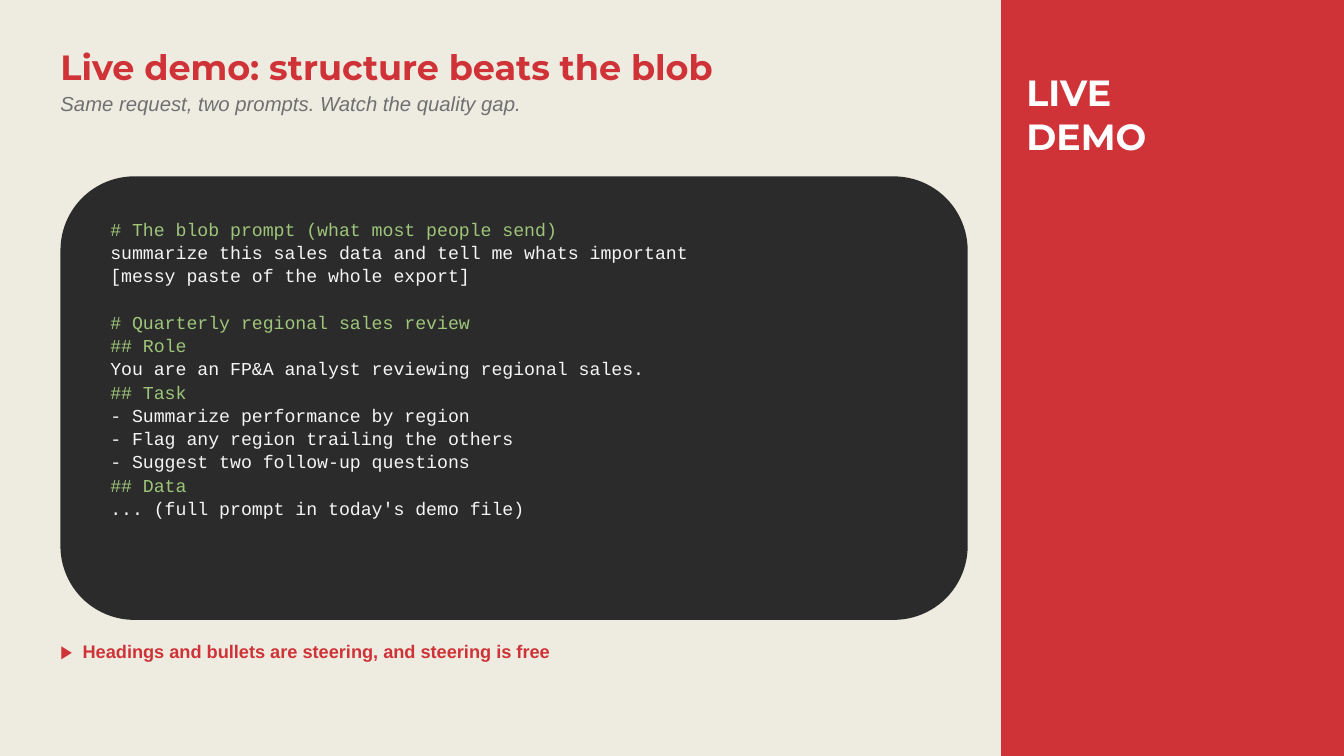
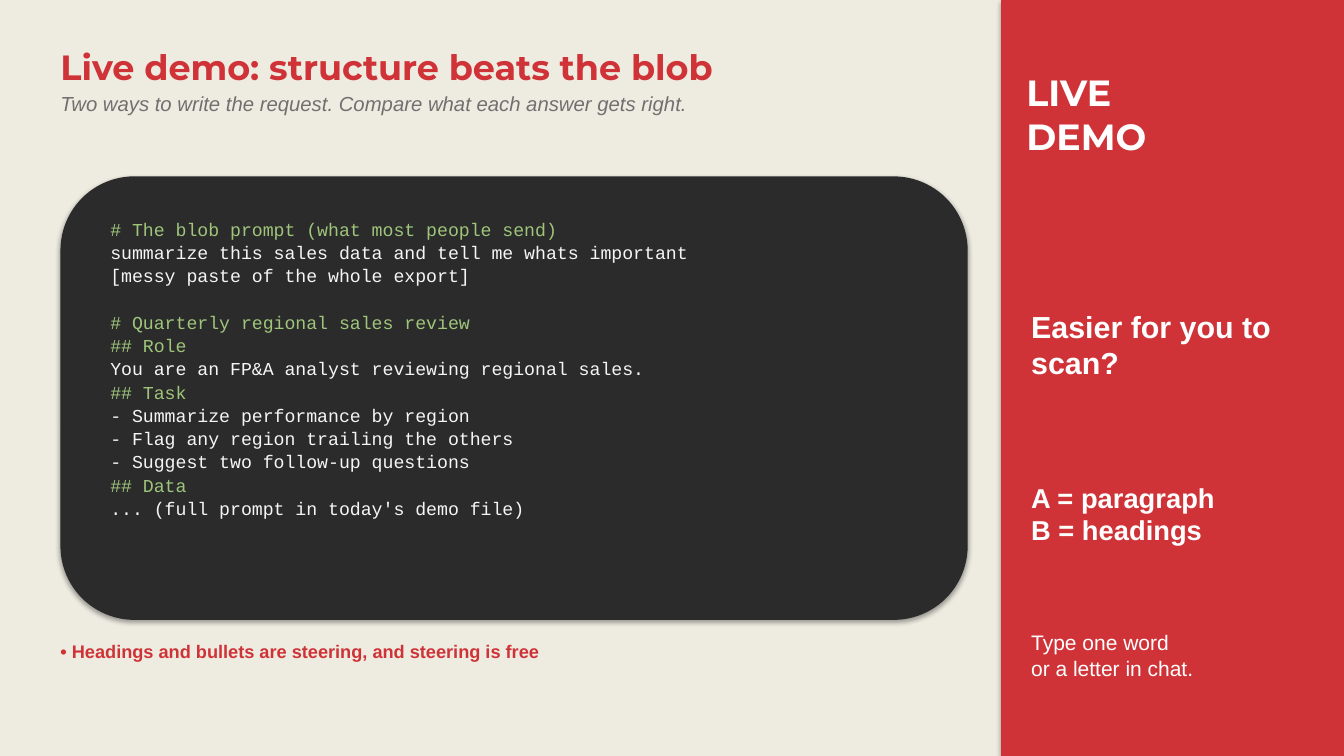
Before and after one commit to stringfestdata/guerilla-ai-for-excel, a slide deck: slide 4 of Day 5/Guerrilla AI - Day 5 - Slides.pptx. Drawn at 1344x756 pixels with LibreOffice and Linux fonts; fonts in the diff are those of the drawing. Boxes give left, top, right and bottom in pixels: in the first picture for what was removed or moved away, otherwise in the second. Text is boxed around its words. In the diff, an @@ line names an element or a change of style, - is before the commit and + after.

```diff
--- a/Day 5/Guerrilla AI - Day 5 - Slides.pptx
+++ b/Day 5/Guerrilla AI - Day 5 - Slides.pptx
@@ rectangle at [1001, 0, 1344, 756]: shadow on @@
@@ text at [60, 96, 686, 115]: text changed @@
-Same request, two prompts. Watch the quality gap.
+Two ways to write the request. Compare what each answer gets right.
@@ rounded rectangle "# The blob prompt (what ..." at [60, 176, 968, 620]: shadow on @@
@@ text added at [1031, 316, 1271, 375], 21.8 pt, text #FFFFFF, bold @@
+Easier for you to scan?
@@ text added at [1031, 488, 1215, 545], 19.5 pt, text #FFFFFF, bold @@
+A = paragraph
+B = headings
@@ text at [72, 645, 539, 662]: text changed @@
-▶ Headings and bullets are steering, and steering is free
+• Headings and bullets are steering, and steering is free
@@ text added at [1031, 634, 1193, 676], 15 pt, text #FFFFFF @@
+Type one word
+or a letter in chat.
```
Also in this commit, not shown: 7 other slides changed, 1 slide added, 1 slide removed, 11 other files.
